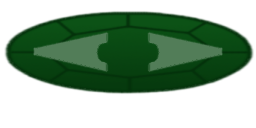
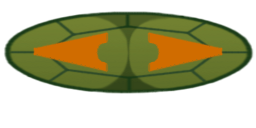
Comparing the layer stacks of the two 256px x 128px images. Changes:
renamed "right _ColorBal [Highlight] 0 -85 -100_" to "right_selected", showed it over [147, 31, 223, 73]
added layer "right2_selected" above "left_selected" over [128, 13, 254, 94]
renamed "left _ColorBal [Highlight] 0 -85 -100_" to "left_selected", showed it over [33, 31, 109, 73]
added layer "left2_selected" above "right_unselected" over [3, 11, 130, 93]
renamed "right" to "right_unselected", painted on it over [147, 31, 223, 73]
renamed "left" to "left_unselected", painted on it over [33, 31, 109, 73]
added layer "0_menubutton.png" above "OLD_menu_buttons.tga" over [3, 11, 254, 94]
renamed "menu_buttons.tga" to "OLD_menu_buttons.tga", hid it over [4, 10, 254, 95]
